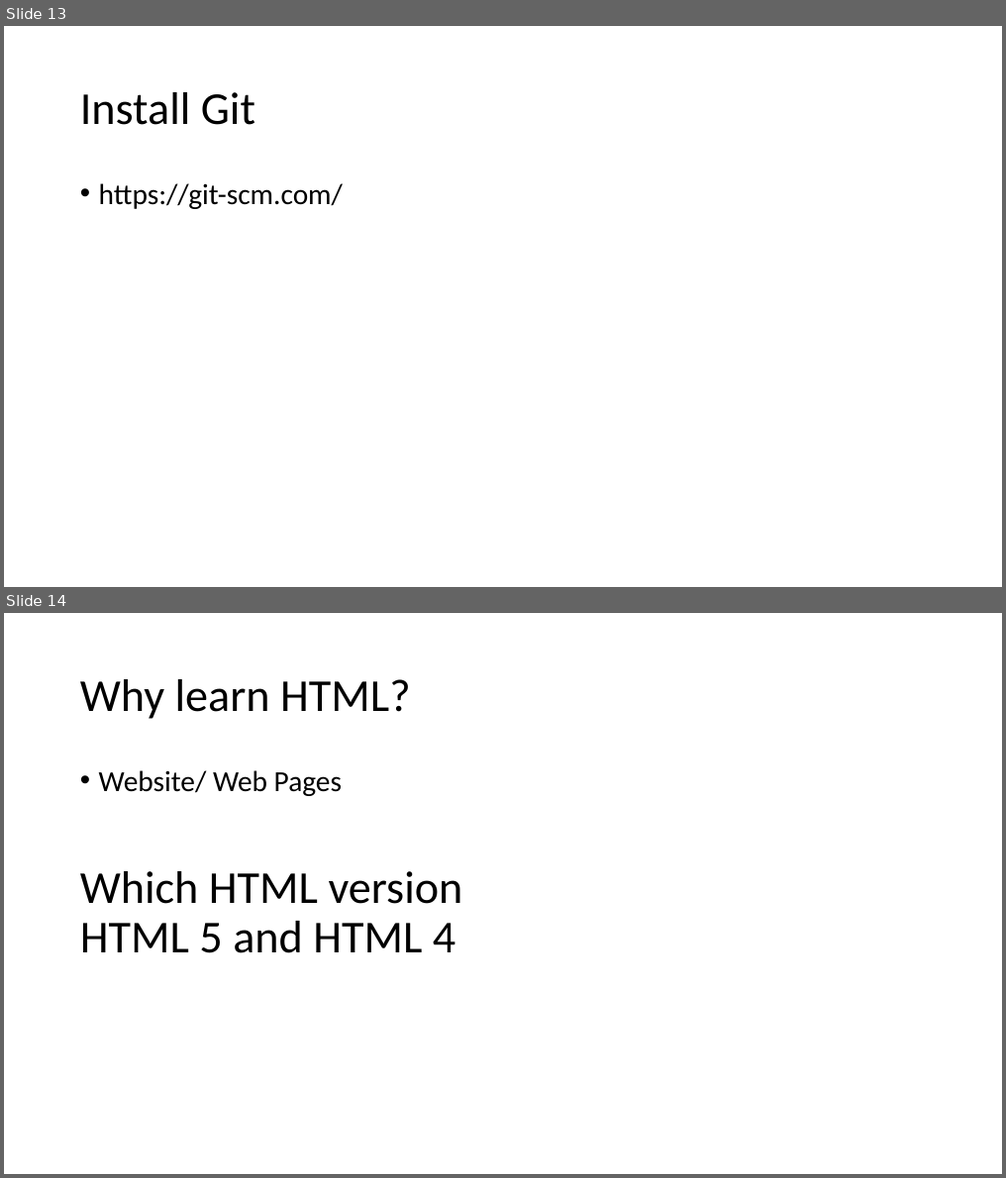
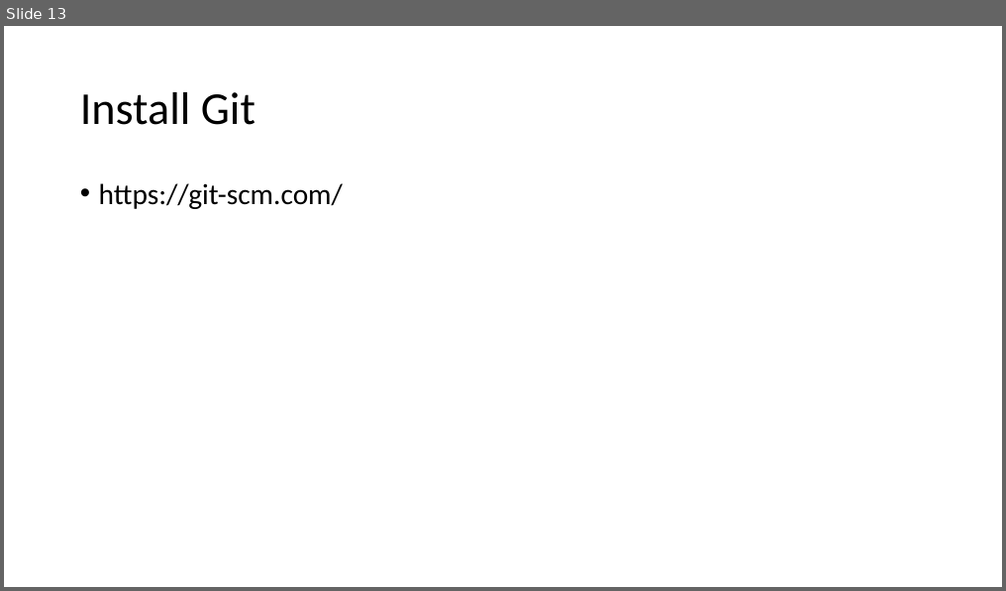
Before and after one commit to PiyushChaturvedii/Batch10, a slide deck: Git and Github.pptx. Shown one above the other, each under a label of ours: slides 13 and 14 before the commit, slide 13 after it. The pictures are 1006x1178 and 1006x591 pixels, drawn with LibreOffice and Linux fonts; fonts in the diff are those of the drawing. Boxes give left, top, right and bottom in pixels: in the first picture for what was removed or moved away, otherwise in the second. Text is boxed around its words. In the diff, an @@ line names an element or a change of style, - is before the commit and + after.

Commit message:
html

```diff
--- a/Git and Github.pptx
+++ b/Git and Github.pptx
@@ slide 14 removed at (4, 613, 1002, 1174), background #FFFFFF @@
@@ title removed at (80, 679, 411, 719) @@
-Why learn HTML?
@@ text removed at (99, 770, 342, 796) @@
-• Website/ Web Pages
@@ text removed at (80, 871, 463, 954) @@
-Which HTML version
-HTML 5 and HTML 4
```
Also in this commit, not shown: 1 slide added, 10 other slides removed, 7 other files.
